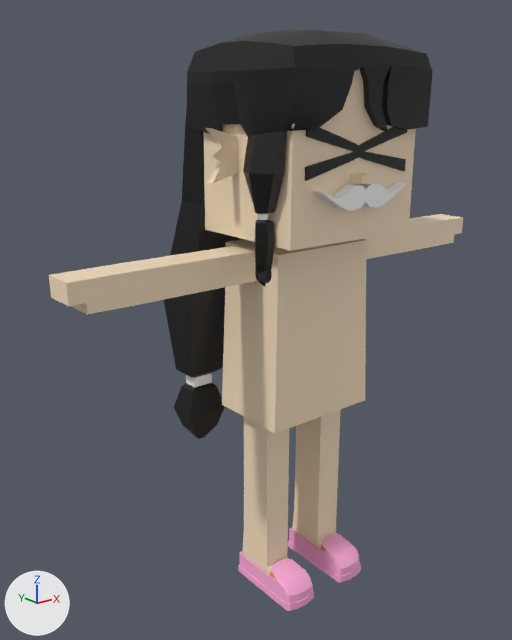
Renders of the FBX model mustachiorascals/fbx/4b50abc3-3d69-4752-8b3b-c898289856c4.fbx from each side of a commit.
One viewpoint serves both versions: a 50 mm lens placed at (-0.0236, -0.025, 0.0257), pointed at (-0.0013, 0.0027, 0.0146). The axes (+X, +Y, +Z) are drawn at lower left. The lights are the same throughout. Where no turn or scale is listed for an object, it has been applied to the vertices.

Script lines for the objects in view, before the commit:
```python
me_mesh_003 = bpy.data.meshes.new('Mesh.003')
me_mesh_003.from_pydata(...)  # 44 vertices, 42 faces; spans x -0.00274..0.00276, y -0.00337..-0.00282, z 0.02095..0.02202
me_mesh_003.materials.append(mat_mustache)  # white #fdfdfd
me_mesh_007 = bpy.data.meshes.new('Mesh.007')
me_mesh_007.from_pydata(...)  # 34 vertices, 32 faces; spans x -0.00312..0.00313, y -0.00354..-0.00338, z 0.02237..0.02472
me_mesh_007.materials.append(mat_eyes)  # black #000000
me_mesh_008 = bpy.data.meshes.new('Mesh.008')
me_mesh_008.from_pydata(...)  # 140 vertices, 136 faces; spans x -0.0126..0.0126, y 0.0003..0.002, z 0.0174..0.0189
me_mesh_008.materials.append(mat_skin)  # beige #f9e1c1
ob_eye_7 = bpy.data.objects.new('eye_7', me_mesh_007)
ob_eye_7.location = (0.0, 0.00066, 0.0)
ob_m_f = bpy.data.objects.new('m_f', me_mesh_003)
ob_m_f.location = (0.0, 0.0, 0.0)
ob_mustachio_arms = bpy.data.objects.new('mustachio_arms', me_mesh_008)
ob_mustachio_arms.location = (0.0, 0.0, 0.0)
# also in view: 'mustachio_legs' at (0.0, 0.0003, 0.0053); 'e_6' at (0.0, 0.0011, 0.0232); 'f_slipons' at (0.0, 0.0003, 0.0007); 'h_twintails' at (-0.0001, 0.0016, 0.018); 'mustachio_head' at (0.0, 0.0002, 0.0227)
```
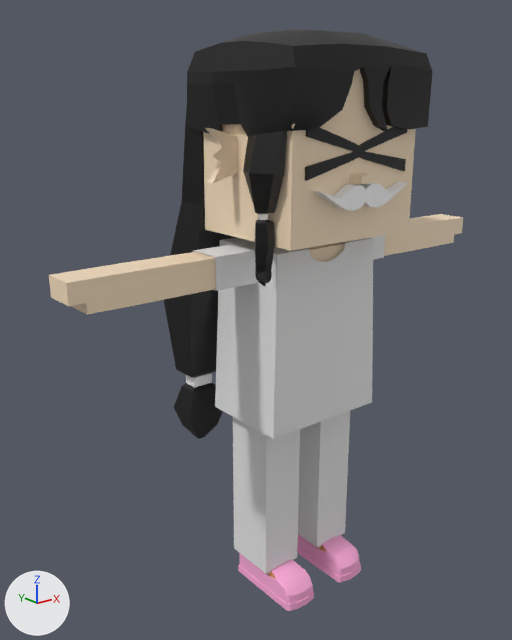
Where the change shows, as pixel boxes (x1, y1, x2, y2) in the pictures (512 x 640 px):
'c_shirt_1', added: after (215, 237, 373, 439)
'c_pants', added: after (233, 411, 350, 573)
'c_shirt_2', added: after (193, 235, 385, 291)
'mustachio_body', unchanged, covered by the edit: before (222, 239, 367, 433); after (307, 242, 346, 262)
'mustachio_legs', unchanged, covered by the edit: before (243, 409, 341, 575); after (267, 545, 321, 575)

Patch to the scene script:
```diff
--- a/mustachiorascals/fbx/4b50abc3-3d69-4752-8b3b-c898289856c4.fbx.py
+++ b/mustachiorascals/fbx/4b50abc3-3d69-4752-8b3b-c898289856c4.fbx.py
@@ mat_upper_garment_1 @@
+mat_upper_garment_1 = principled_material('upper_garment_1')
+mat_upper_garment_1.base_color = (0.8, 0.8, 0.8)  # white #e7e7e7
@@ mat_lower_garment @@
+mat_lower_garment = principled_material('lower_garment')
+mat_lower_garment.base_color = (0.8, 0.8, 0.8)  # white #e7e7e7
@@ me_mesh_011 @@
+me_mesh_011.from_pydata(...)  # 24 vertices, 18 faces; spans x -0.00561..0.00561, y 0.00027..0.00209, z 0.01737..0.01893
+me_mesh_011.materials.append(mat_upper_garment_1)  # white #e7e7e7
@@ me_mesh_003_1 @@
+me_mesh_003_1.from_pydata(...)  # 72 vertices, 64 faces; spans x -0.003..0.003, y -0.00018..0.00265, z 0.00139..0.01069
+me_mesh_003_1.materials.append(mat_lower_garment)  # white #e7e7e7
@@ me_mesh_010 @@
+me_mesh_010.from_pydata(...)  # 230 vertices, 212 faces; spans x -0.00349..0.00349, y -0.0013..0.00353, z 0.00994..0.01894
+me_mesh_010.materials.append(mat_upper_garment_1)  # white #e7e7e7
@@ ob_c_shirt_2 @@
+ob_c_shirt_2 = bpy.data.objects.new('c_shirt_2', me_mesh_011)
+ob_c_shirt_2.location = (0.0, 0.0, 0.0)
@@ ob_c_pants @@
+ob_c_pants = bpy.data.objects.new('c_pants', me_mesh_003_1)
+ob_c_pants.location = (0.0, 0.0, 0.0)
@@ ob_c_shirt_1 @@
+ob_c_shirt_1 = bpy.data.objects.new('c_shirt_1', me_mesh_010)
+ob_c_shirt_1.location = (0.0, 0.0, 0.0)
```
